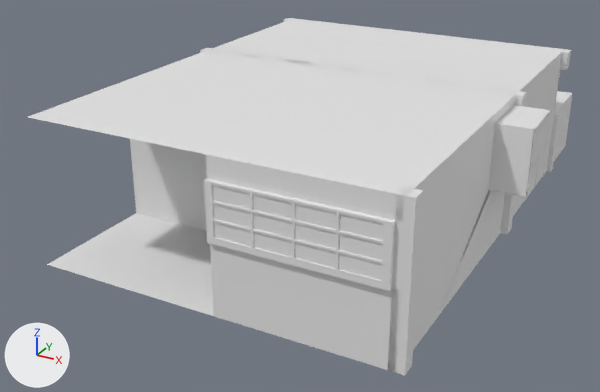
One commit to the FBX model MovistarExperience/SeriesOriginales/El_Inmortal/SM_Gym/SM_Gym.fbx: the scene before it, then after it.
Rendered twice from a 50 mm camera at (16.7, -36.6, 15.8) aimed at (0.0, -6.2, 0.6). Every picture has the same lights, and +X, +Y and +Z are marked at lower left. Where no turn or scale is listed for an object, it has been applied to the vertices. Vertices at the same position are counted once.

In view in the first picture: 'Columnas_Entrada', 'Pared_01_02_03', 'Suelo', 'Techo'.
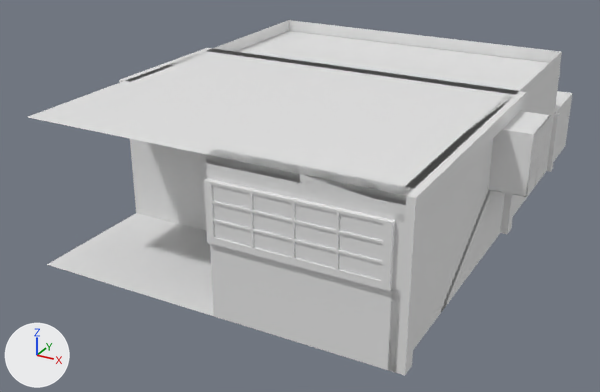
Where the newer file only moved an object's origin or applied its transform, the numbers keep the older frame.

What differs and where, as boxes [x1, y1, x2, y2] in the pictures (600 x 392 px; the box of a moved part takes in the faces that stretch with it):
'Techo', reshaped: before [28, 20, 572, 195]; after [28, 31, 572, 196]
'Columnas_Entrada', reshaped (19% wider, 8% shorter): before [200, 18, 571, 375]; after [119, 48, 560, 375]
'Pared_04.001', now drawn: after [289, 20, 561, 114]
part 1 of me_plane_004, moved or reshaped: before [125, 70, 406, 331]; after [205, 155, 406, 331]
part 2 of me_plane_004, moved or reshaped: [458, 52, 562, 289] in both
part 3 of me_plane_112, moved or reshaped: before [126, 20, 561, 139]; after [128, 31, 549, 139]
part 4 of me_cube_160, added: after [119, 50, 209, 82]
part 5 of me_cube_160, deleted: before [284, 18, 571, 70]
part 6 of me_cube_160, moved or reshaped: before [200, 50, 551, 373]; after [206, 94, 551, 373]

The change, as a list of edits to the scene's bpy script:
```text
Change me_plane_112:
    where me_plane_112.from_pydata(...)  # 44 vertices, 30 faces; spans x 0.0..15.0, y -15.8..8.0, z -0.8..2.3
    verts and faces of me_plane_112; kept vertices keep their numbers, new ones are numbered from 44
    me_plane_112 part 3
    add delete_vertices([2, *range(7, 12)])  # with the faces that use them
    add for new, old in zip([44, 45, 46], [0, 1, 3]): verts[new] = verts[old] + (0.0, 6.5, 0.0)
    add verts[47] = (15.0, -3.7, 1.7)
    add verts[48] = (8.0, -3.7, 1.7)
    add verts[49] = (0.0, -3.7, 1.7)
    add for new, old in zip([50, 51, 52], [47, 48, 49]): verts[new] = verts[old] + (0.0, 7.5, 0.0)
    add faces += [(0, 44, 45, 1), (0, 3, 46, 44), (47, 48, 51, 50), (48, 49, 52, 51)]
    add me_plane_112.materials.append(mat_techo)  # white #e7e7e7
Change me_plane_004:
    where me_plane_004.from_pydata(...)  # 307 vertices, 311 faces; spans x -0.2..16.5, y -16.0..7.9, z -3.1..3.0
    verts and faces of me_plane_004; kept vertices keep their numbers, new ones are numbered from 307
    me_plane_004 part 1
    33 faces are deleted
    33 new faces join them
    me_plane_004 part 2
    add for i in [*range(265, 269)]: verts[i] += (0.0, 0.0, -0.2)
    add me_plane_004.materials.append(mat_paredes_1_2_3)  # white #e7e7e7
Change me_cube_160:
    remove me_cube_160.from_pydata(...)  # 1248 vertices, 1097 faces; spans x -0.3..16.5, y -19.8..0.4, z 0.0..6.1
    add me_cube_160.from_pydata(...)  # 1262 vertices, 1109 faces; spans x -0.3..16.5, y -19.8..0.2, z 0.0..6.1
    me_cube_160 part 4: a new loose piece, a box spanning x -0.3..0.3, y -14.23..-8.3, z 5.55..6.15, in mat_columnas_entrada (white #e7e7e7)
    me_cube_160 part 5: the loose piece of 8 vertices spanning x -0.3..15.3, y -0.2..0.4, z 5.3..6.1 is deleted
    me_cube_160 part 6: 185 vertices moved from x -0.3..16.5, y -15.7..-7.7, z 0.0..5.7 to x -0.3..16.5, y -15.7..-7.7, z 0.0..5.6; 85 vertices removed from x 14.7..16.5, y -19.8..-8.4, z 4.2..6.1; 99 vertices added at x 8.0..16.5, y -19.8..-8.3, z 4.1..6.1
    add me_cube_160.materials.append(mat_columnas_entrada)  # white #e7e7e7
Add me_plane_114:
    me_plane_114.from_pydata(...)  # 1504 vertices, 1745 faces; spans x 0.0..15.0, y 0.0..6.1, z -8.0..-3.7
    me_plane_114.materials.append(mat_pared_4)  # white #e7e7e7
Change ob_pared_04_001:
    ob_pared_04_001: bpy.data.objects.new('Pared_04.001', None) -> bpy.data.objects.new('Pared_04.001', me_plane_114)
    ob_pared_04_001.location: (0.0, 0.0, 0.0) -> (-6.219, 0.0, 0.0)
```
